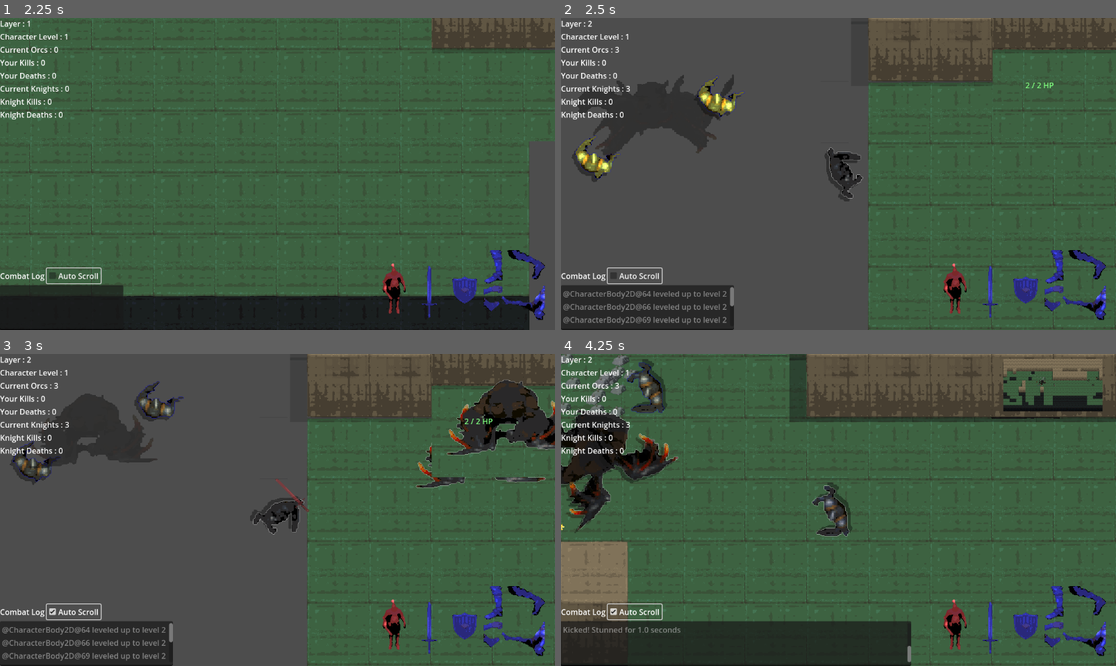
Above: before the commit, frames 1-4 (two rows, left to right).
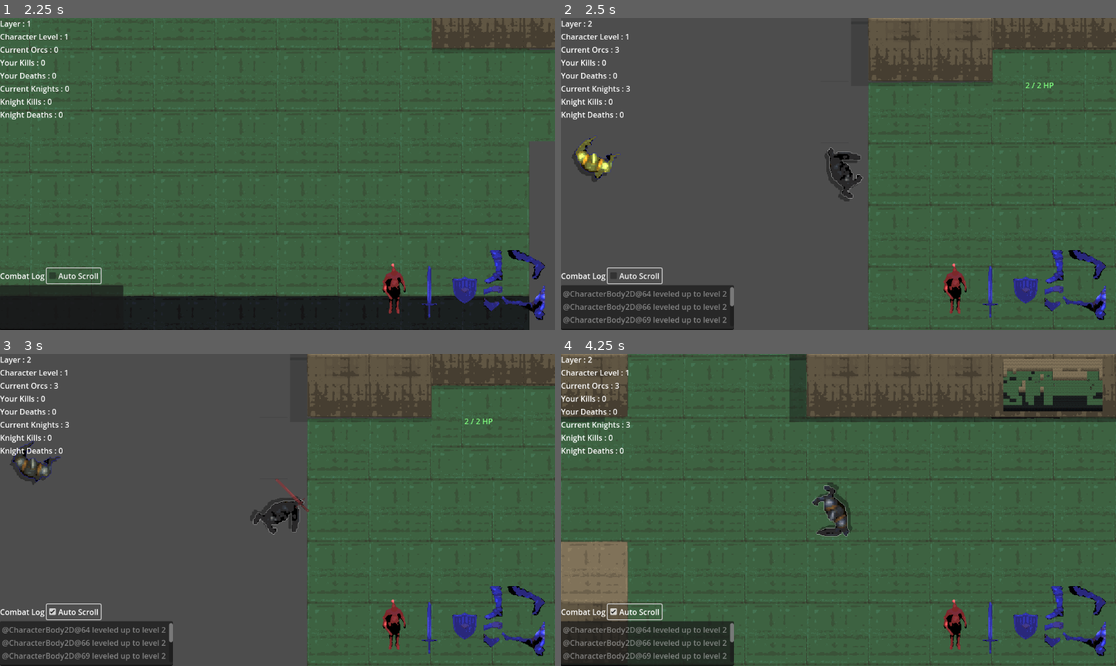
Above: after the commit, the same moments.

Repository: emergencemory/Raid-the-Abyss-LD57Game
Game: Godot game, scene res://globals/game.tscn
Same seed, same stepped clock (60 frames per second), same inputs: the game is played once before the commit and once after it.
Inputs (mouse positions are in pixels of both pictures, inside the frame that each line leads up to):
- Up to frame 1 (2.25 s): click (466, 64) at 0.52 s; type "12" at 0.6 s; click "New Game" at 1.25 s; click "Auto Scroll" at 2 s
- Up to frame 2 (2.5 s): no input
- Up to frame 3 (3 s): tap Enter at 2.75 s; move the mouse to (399, 494) at 2.77 s; press the mouse at (399, 494) at 2.78 s; hold D (move right) from 2.78 s (still down)
- Up to frame 4 (4.25 s): right-click (960, 494) at 3.05 s; move the mouse to (727, 525) at 3.52 s; release D (move right) at 3.53 s; release the mouse at (727, 525) at 3.53 s; hold S (move down) from 3.53 s (still down); right-click (727, 525) at 3.6 s; tap E (kick) at 3.8 s

Frame 1 is identical in both runs. In frame 2, 3.7% of the frame differs, in the area x 3-34%, y 18-46%; in frame 3, 6.4%; in frame 4, 12%, in the area x 0-97%, y 0-100%.

Commit message:
boss moves good
shader next

Diff:
--- a/character/boss/boss_controller.gd
+++ b/character/boss/boss_controller.gd
@@ -105,6 +105,8 @@
 var jump_on_cooldown: bool = false
 var cooldown_time_jump: float = 0.0
 var jump_area_time: float = 0.0
+var is_landing: bool = false
+var jump_land_area_time: float = 0.0
 
 signal attack_signal(value: float)
 signal jump_signal(value: float)
@@ -216,6 +218,14 @@
 			cooldown_time_jump -= delta
 		else:
 			_on_jump_cooldown_timeout()
+	if is_landing:
+		if jump_land_area_time > 0:
+			jump_land_area_time -= delta
+			print("landing")
+		else:
+			strike_shape_front.set_deferred("disabled", true)
+			is_landing = false
+			print("land finished")
 	if is_turning:
 		if cooldown_time_turn > 0:
 			cooldown_time_turn -= delta
@@ -265,6 +275,7 @@
 		if jump_area_time > 0:
 			jump_area_time -= delta
 		else:
+			print("jump finished")
 			_on_jump_timeout()
 	if is_stomping:
 		if stomp_area_time > 0:
@@ -272,7 +283,7 @@
 		else:
 			_on_stomp_timeout()
 	if has_target:
-		if cooldown_time_target > 0:
+		if cooldown_time_target > 0 and target != null and not target.is_in_group("dead"):
 			cooldown_time_target -= delta
 		else:
 			_on_target_timeout()
@@ -281,7 +292,7 @@
 
 
 func prepare_attack_from_left() -> void:
-	if is_attacking_from_left or is_attacking_from_right or attack_from_left_windup or attack_from_right_windup or is_stomping or is_jumping or attack_from_left_on_cooldown:
+	if is_attacking_from_left or is_attacking_from_right or attack_from_left_windup or attack_from_right_windup or is_stomping or is_jumping or is_landing or attack_from_left_on_cooldown:
 		return
 	else:
 		attack_from_right_sprite.hide()
@@ -294,7 +305,7 @@
 	attack_from_left_sprite.hide()
 	attack_from_right_sprite.hide()
 	is_preparing_attack = false
-	if attack_from_left_on_cooldown or is_attacking_from_left or is_attacking_from_right or moving or is_turning or is_stomping or is_jumping or attack_from_right_windup or attack_from_left_windup:
+	if attack_from_left_on_cooldown or is_attacking_from_left or is_attacking_from_right or moving or is_turning or is_stomping or is_jumping or is_landing or attack_from_right_windup or attack_from_left_windup:
 		return
 	else:
 		character_sprite.play("attack_from_left")
@@ -323,25 +334,21 @@
 	attack_from_left_on_cooldown = false
 
 func prepare_attack_from_right() -> void:
-	if is_attacking_from_left or is_attacking_from_right or attack_from_left_windup or attack_from_right_windup or is_stomping or is_jumping or attack_from_right_on_cooldown:
-		print("cant prepare attack from right")
+	if is_attacking_from_left or is_attacking_from_right or attack_from_left_windup or attack_from_right_windup or is_stomping or is_jumping or is_landing or attack_from_right_on_cooldown:
 		return
 	else:
 		attack_from_left_sprite.hide()
 		attack_from_right_sprite.show()
 		attack_direction = ((facing_direction+4) + 1) % 4
 		is_preparing_attack = true
-		print("prepare attack from right")
 
 #TODO shader fire, spawning in a line
 func attack_from_right() -> void:
 	attack_from_left_sprite.hide()
 	attack_from_right_sprite.hide()
 	is_preparing_attack = false
-	if attack_from_right_on_cooldown or is_attacking_from_left or is_attacking_from_right or moving or is_turning or is_stomping or is_jumping or attack_from_left_windup or attack_from_right_windup:
-		print("attack from right cancelled")
-		return
-
+	if attack_from_right_on_cooldown or is_attacking_from_left or is_attacking_from_right or moving or is_turning or is_stomping or is_jumping or is_landing or attack_from_left_windup or attack_from_right_windup:
+		return
 	else:
 		boss_audio["parameters/switch_to_clip"] = "Flame Sword"
 		boss_audio.play()
@@ -349,14 +356,12 @@
 		shadow_sprite.play("attack_from_right")
 		right_windup_time = current_attack_from_right_speed/2.5
 		attack_from_right_windup = true
-		print("attack windup from right")
 		if is_player:
 			emit_signal("attack_signal", current_attack_from_right_cooldown)
 
 func _on_attack_from_right_begin() -> void:
 	strike_shape_front.set_deferred("disabled", false)
 	strike_shape_front_2.set_deferred("disabled", false)
-	print("attack from right begin")
 	attack_from_right_windup = false
 	attack_from_right_area_time = current_attack_from_right_speed/2
 	is_attacking_from_right = true
@@ -366,7 +371,6 @@
 func _on_attack_from_right_timeout() -> void:
 	strike_shape_front.set_deferred("disabled", true)
 	strike_shape_front_2.set_deferred("disabled", true)
-	print("attack from right timeout")
 	is_attacking_from_right = false
 	attack_direction = -1
 
@@ -377,11 +381,17 @@
 func jump() -> void:
 	if jump_on_cooldown or not has_target or is_attacking_from_left or is_attacking_from_right or moving or is_turning or attack_from_left_windup or attack_from_right_windup or is_stomping:
 		return
-	var jump_targets = get_tree().get_nodes_in_group("knight")
-	var selected_target = jump_targets[randi_range(0, jump_targets.size()-1)]
-	if selected_target != null and not selected_target.is_in_group("dead"):
+	if target != null and not target.is_in_group("dead"):
 		var old_position = global_position
-		global_position = selected_target.global_position + Vector2(128, 0)
+		match facing_direction:
+			DIR.NORTH:
+				global_position = target.global_position + Vector2(0, 128)
+			DIR.EAST:
+				global_position = target.global_position + Vector2(-128, 0)
+			DIR.SOUTH:
+				global_position = target.global_position + Vector2(0, -128)
+			DIR.WEST:
+				global_position = target.global_position + Vector2(128, 0)
 		character_sprite.global_position = old_position
 		var sprite_tween = create_tween()
 		sprite_tween.tween_property(character_sprite, "global_position", global_position, current_jump_speed)
@@ -391,25 +401,32 @@
 	boss_audio.play()
 	character_sprite.play("jump")
 	shadow_sprite.play("jump")
-	cooldown_time_jump = current_jump_cooldown
-	jump_on_cooldown = true
 	jump_area_time = current_jump_speed
 	is_jumping = true
-
+	print("jump started")
 	if is_player:
 		emit_signal("jump_signal", current_jump_cooldown)
 
 func _on_jump_timeout() -> void:
 	boss_audio["parameters/switch_to_clip"] = "Boss Stomp"
 	boss_audio.play()
+	strike_shape_front.set_deferred("disabled", false)
+	jump_land_area_time = current_jump_speed
+	cooldown_time_jump = current_jump_cooldown
+	print("jump landed")
 	is_jumping = false
+	jump_on_cooldown = true
+	is_landing = true
 
 func _on_jump_cooldown_timeout() -> void:
 	jump_on_cooldown = false
+	#is_landing = false
+	#is_jumping = false
+	print("jump cooldown ended")
 
 #TODO aoe collision area and fire shader
 func stomp() -> void:
-	if stomp_on_cooldown or is_attacking_from_left or is_attacking_from_right or is_turning or attack_from_left_windup or attack_from_right_windup or is_jumping or moving:
+	if stomp_on_cooldown or is_attacking_from_left or is_attacking_from_right or is_turning or attack_from_left_windup or attack_from_right_windup or is_jumping or is_landing or moving:
 		return
 	boss_audio["parameters/switch_to_clip"] = "Aoe Stomp"
 	boss_audio.play()
@@ -440,7 +457,7 @@
 		turn(direction)
 		return
 	ray_cast_2d_front.force_raycast_update()
-	if ray_cast_2d_front.is_colliding() or move_on_cooldown or is_attacking_from_left or is_attacking_from_right or attack_from_left_windup or attack_from_right_windup or is_stomping or is_turning or moving or is_jumping:
+	if ray_cast_2d_front.is_colliding() or move_on_cooldown or is_attacking_from_left or is_attacking_from_right or attack_from_left_windup or attack_from_right_windup or is_stomping or is_turning or moving or is_jumping or is_landing:
 		return
 	moving = true
 	steps_timer = 0.4
@@ -480,7 +497,7 @@
 	move_on_cooldown = false
 
 func turn(direction : int) -> void:
-	if is_attacking_from_left or is_attacking_from_right or moving or attack_from_left_windup or attack_from_right_windup or is_stomping or is_jumping:
+	if is_attacking_from_left or is_attacking_from_right or moving or attack_from_left_windup or attack_from_right_windup or is_stomping or is_jumping or is_landing:
 		return
 	match direction:
 		DIR.NORTH:
@@ -533,7 +550,7 @@
 	stun_particle.emitting = true
 	var log_string : String = "Kicked! Stunned for " + str(stun_duration/(level_up_multiplier*2)) + " seconds"
 	_on_stomp_timeout()
-	_on_jump_timeout()
+	#_on_jump_timeout()
 	_on_attack_from_left_timeout()
 	_on_attack_from_right_timeout()
 	attack_from_left_windup = false
@@ -560,7 +577,7 @@
 
 func killed(attacker : CharacterBody2D) -> void:
 	if attacker != null:
-		attacker.current_xp += current_level*100
+		attacker.current_xp += current_level*1000
 	if attacker.is_player and not is_player:
 		emit_signal("killed_by_player", team)
 		SignalBus.combat_log_entry.emit("Player killed " + str(self.team))
@@ -596,16 +613,22 @@
 	boss_audio["parameters/switch_to_clip"] = "Boss Death"
 	boss_audio.play()
 	add_to_group("dead")
+	remove_from_group(team)
+	remove_from_group("ai")
+	remove_from_group("boss")
 	z_index = 0
 	character_sprite.play("die")
-	var shapes = character_sprite.get_children()
-	for shape in shapes:
-		queue_free()
-	var nodes = get_children()
-	for node in nodes:
-		if node is Area2D or node is CollisionShape2D:
-			node.queue_free()
-	remove_from_group(team)
+	shadow_sprite.play("die")
+	for child in get_children():
+		if not child is AudioStreamPlayer2D and not child is GPUParticles2D and not child is AnimatedSprite2D:
+			child.queue_free()
+	strike_shape_front.queue_free()
+	strike_shape_front_2.queue_free()
+	strike_shape_left.queue_free()
+	strike_shape_right.queue_free()
+	character_sprite.play("die")
+	shadow_sprite.play("die")
+	blood_particle.emitting = false
 	if is_player:
 		is_player = false
 		get_tree().create_timer(2.0).timeout.connect(get_parent().spawn_player)
@@ -620,7 +643,7 @@
 			combat_audio_player["parameters/switch_to_clip"] = "Impact Body"
 			combat_audio_player.play()
 			_target.kicked(self, randi_range(0,3))
-		elif is_jumping:
+		elif is_jumping or is_landing:
 			log_string = "Boss jumped on " + str(_target) + " for " + str(current_jump_damage) + " damage!"
 			SignalBus.combat_log_entry.emit(log_string)
 			combat_audio_player["parameters/switch_to_clip"] = "Impact Body"
--- a/character/boss/boss_model.tscn
+++ b/character/boss/boss_model.tscn
@@ -65,7 +65,7 @@
 clip_2/name = &"Impact Metal Armour"
 clip_2/stream = ExtResource("6_atx7f")
 clip_2/auto_advance = 0
-clip_3/name = &"a"
+clip_3/name = &"Impact Sword and Swipe"
 clip_3/stream = ExtResource("7_ge60q")
 clip_3/auto_advance = 0
 
--- a/character/character_manager.gd
+++ b/character/character_manager.gd
@@ -202,7 +202,7 @@
 		else:
 			_on_block_timeout()
 	if has_target:
-		if cooldown_time_target > 0:
+		if cooldown_time_target > 0 and target != null and not target.is_in_group("dead"):
 			cooldown_time_target -= delta
 		else:
 			_on_target_timeout()
@@ -576,6 +576,8 @@
 	combat_audio_player.pitch_scale = randf_range(0.3, 1.7)
 	combat_audio_player.play()
 	add_to_group("dead")
+	remove_from_group(team)
+	remove_from_group("ai")
 	z_index = 0
 	for child in get_children():
 		if not child.name == "BloodParticle" and not child == player_camera and not child == combat_audio_player:
--- a/data/GameData.gd
+++ b/data/GameData.gd
@@ -32,11 +32,11 @@
 	"attack_from_left_cooldown": 1.0,
 	"attack_from_left_speed": 1.0,
 	"stomp_damage": 5,
-	"stomp_cooldown": 10.0,
+	"stomp_cooldown": 17.0,
 	"stomp_speed": 1.0,
 	"stomp_stun_duration": 1.0,
 	"jump_damage": 5,
-	"jump_cooldown": 10.0,
+	"jump_cooldown": 26.0,
 	"jump_speed": 1.0,
 	"base_level": 1,
 	"base_xp": 0,
--- a/map/match_manager.gd
+++ b/map/match_manager.gd
@@ -197,8 +197,8 @@
 		spawning_wave_knight = true
 		spawn_wave("knight")
 
-	if layer == 2 or layer == 10 or layer == 15 or layer == 20:
-		if boss_spawned <= 0:
+	if layer == 7 or layer == 14 or layer == 21 or layer == 28:
+		if boss_spawned < (layer / 7):
 			var boss = boss_scene.instantiate()
 			boss.global_position = await(get_valid_spawn("orc"))
 			boss.add_to_group("ai")
@@ -216,6 +216,10 @@
 				character.has_target = true
 				character.cooldown_time_target = 1.0
 				character.target = target
+			else:
+				character.has_target = false
+				character.cooldown_time_target = 1.0
+				character.target = null
 		else:
 			character.order_ticks -= delta
 			if character.order_ticks > 0:
@@ -236,7 +240,7 @@
 
 func ai_action(character: CharacterBody2D) -> void:
 	character.order_ticks = 0.5
-	if character.is_boss and not character.is_in_group("dead"):
+	if character.is_boss:
 		boss_ai(character)
 		return
 	var coin_flip = randi_range(0, 4)
@@ -353,13 +357,13 @@
 	if character.is_in_group("orc"):
 		var potential_targets = get_tree().get_nodes_in_group("knight")
 		for target in potential_targets:
-			if not target.is_queued_for_deletion():
+			if not target.is_queued_for_deletion() and not target.is_in_group("dead"):
 				if nearest_target == null or character.position.distance_to(target.position) < character.position.distance_to(nearest_target.position):
 					nearest_target = target
 	elif character.is_in_group("knight"):
 		var potential_targets = get_tree().get_nodes_in_group("orc")
 		for target in potential_targets:
-			if not target.is_queued_for_deletion():
+			if not target.is_queued_for_deletion() and not target.is_in_group("dead"):
 				if nearest_target == null or character.position.distance_to(target.position) < character.position.distance_to(nearest_target.position):
 					nearest_target = target
 	return nearest_target
@@ -384,8 +388,8 @@
 					character.prepare_attack_from_left()
 				else:
 					character.attack_from_left()
-			else:
-				character.jump()
+			#else:
+			#	character.jump()
 	elif character.ray_cast_2d_front_2.is_colliding() and character.ray_cast_2d_front_2.get_collider() == character.target:
 			if not character.attack_from_right_on_cooldown:
 				if character.is_preparing_attack == false:
@@ -393,45 +397,50 @@
 					character.prepare_attack_from_right()
 				else:
 					character.attack_from_right()
-			else:
-				character.jump()
+			#else:
+			#	character.jump()
 	elif character.ray_cast_2d_left.is_colliding() and character.ray_cast_2d_left.get_collider() == character.target:
 			if not character.stomp_on_cooldown:
 				character.stomp()
-			elif not character.jump_on_cooldown:
-				character.jump()
+			#elif not character.jump_on_cooldown:
+			#	character.jump()
 			else:
 				character.turn(((character.facing_direction + 4) - 1) % 4)
 	elif character.ray_cast_2d_right.is_colliding() and character.ray_cast_2d_right.get_collider() == character.target:
 			if not character.stomp_on_cooldown:
 				character.stomp()
-			elif not character.jump_on_cooldown:
-				character.jump()
+			#elif not character.jump_on_cooldown:
+			#	character.jump()
 			else:
 				character.turn(((character.facing_direction + 4) + 1) % 4)
-	elif character.ray_cast_2d_front.is_colliding() and character.ray_cast_2d_front.get_collider() != character.target:
-		if character.facing_direction == character.DIR.NORTH and character.ray_cast_2d_front.is_colliding():
-			pass
-		else:
-			character.turn(character.DIR.NORTH)
-	elif not character.jump_on_cooldown:
-		character.jump()
-	elif character.ray_cast_2d_front.is_colliding() and character.ray_cast_2d_front.get_collider.get_parent.is_in_group("cliff"):
-		if character.ray_cast_2d_left.is_colliding() and character.ray_cast_2d_left.get_collider.get_parent.is_in_group("cliff"):
+	elif character.ray_cast_2d_front.is_colliding() and character.ray_cast_2d_front.get_collider().get_parent().is_in_group("cliff"):
+		if character.ray_cast_2d_left.is_colliding() and character.ray_cast_2d_left.get_collider().get_parent().is_in_group("cliff"):
 			character.turn(((character.facing_direction + 4) + 1) % 4)
-		elif character.ray_cast_2d_right.is_colliding() and character.ray_cast_2d_right.get_collider.get_parent.is_in_group("cliff"):
+		elif character.ray_cast_2d_right.is_colliding() and character.ray_cast_2d_right.get_collider().get_parent().is_in_group("cliff"):
 			character.turn(((character.facing_direction + 4) - 1) % 4)
 		else:
 			character.turn(((character.facing_direction + 4) -2) % 4)
 	var coin_flip = randi_range(0, 4)
 	if character.target.global_position.x < character.global_position.x and coin_flip == 3:
-		character.turn(character.DIR.WEST)
+		if character.facing_direction == character.DIR.WEST and not character.jump_on_cooldown:
+			character.jump()
+		else:
+			character.turn(character.DIR.WEST)
 	elif character.target.global_position.y < character.global_position.y and coin_flip == 0:
-		character.turn(character.DIR.NORTH)
+		if character.facing_direction == character.DIR.NORTH and not character.jump_on_cooldown:
+			character.jump()
+		else:
+			character.turn(character.DIR.NORTH)
 	elif character.target.global_position.y > character.global_position.y and coin_flip == 4:
-		character.turn(character.DIR.SOUTH)
+		if character.facing_direction == character.DIR.SOUTH and not character.jump_on_cooldown:
+			character.jump()
+		else:
+			character.turn(character.DIR.SOUTH)
 	elif character.target.global_position.x > character.global_position.x and coin_flip == 1:
-		character.turn(character.DIR.EAST)
+		if character.facing_direction == character.DIR.EAST and not character.jump_on_cooldown:
+			character.jump()
+		else:
+			character.turn(character.DIR.EAST)
 
 func _on_knight_kill(team: String) -> void:
 	if team == "orc":
